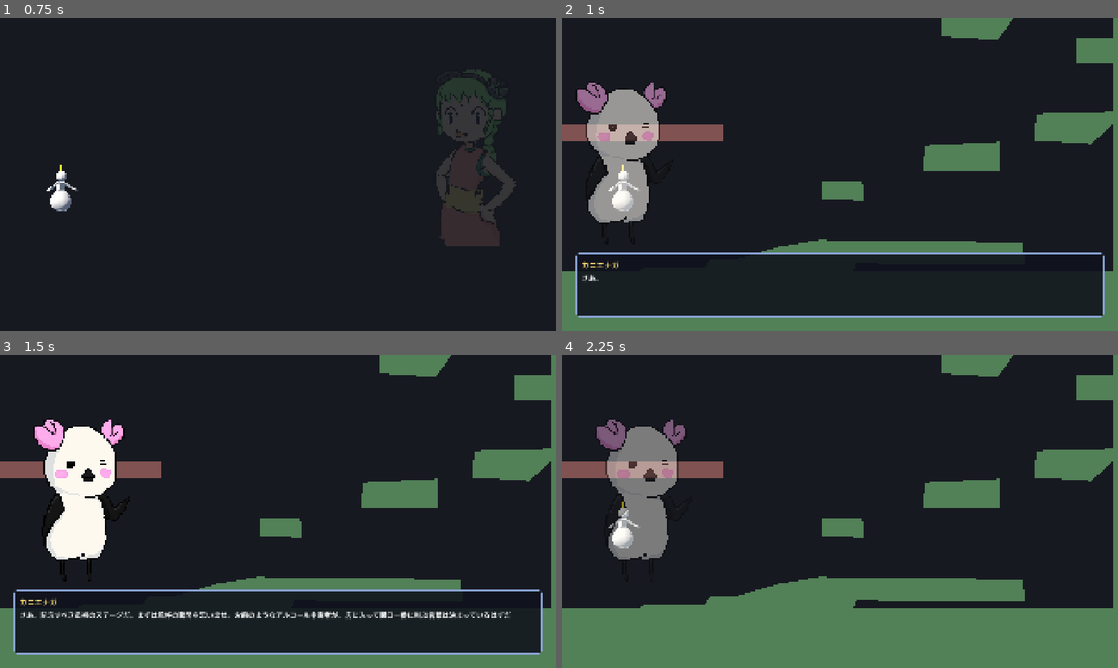
Above: before the commit, frames 1-4 (two rows, left to right).
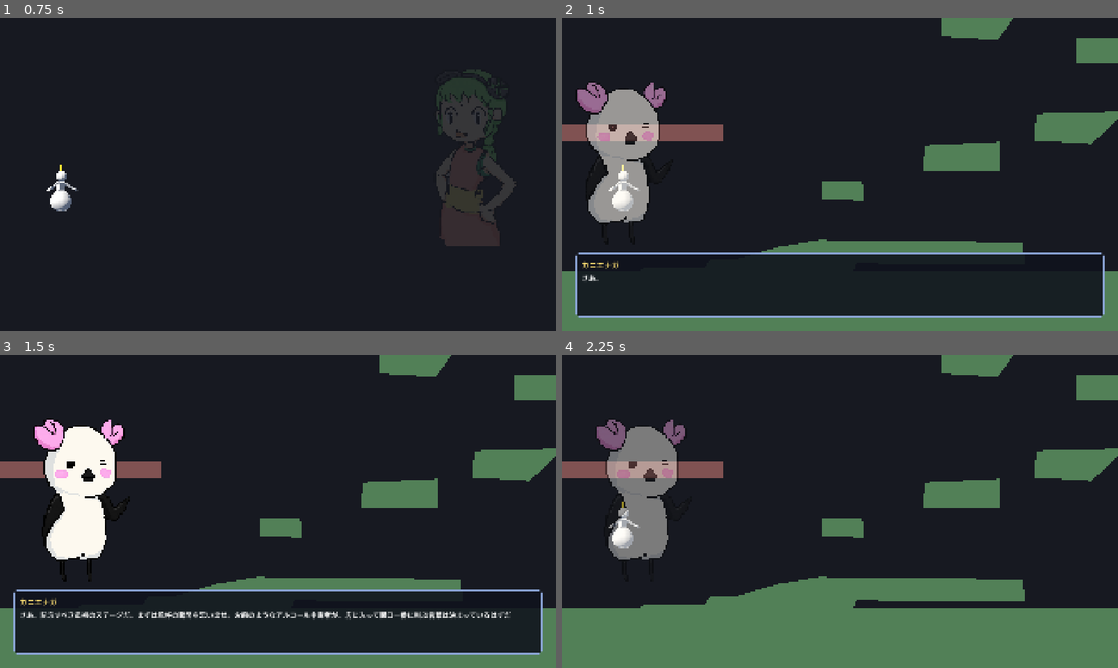
Above: after the commit, the same moments.

Repository: yosiken/poppin_1
Game: Godot game, scene res://scenes/Main.tscn
Two runs of this game, one before a commit and one after it. Both use one fixed random seed, a clock stepped at 60 frames per second and the inputs below.
Inputs (mouse positions are in pixels of both pictures, inside the frame that each line leads up to):
- Up to frame 1 (0.75 s): tap Enter at 0.5 s; move the mouse to (400, 158) at 0.52 s; hold Right (pogo_right) from 0.53 s (still down); hold Space (pogo_charge) from 0.53 s (still down); click (400, 158) at 0.67 s
- Up to frame 2 (1 s): keep holding Right (pogo_right); keep holding Space (pogo_charge)
- Up to frame 3 (1.5 s): release Right (pogo_right) at 1.25 s; release Space (pogo_charge) at 1.25 s; drag from (166, 527) to (250, 574) at 1.27 s
- Up to frame 4 (2.25 s): tap R (pogo_retry) at 2 s; move the mouse to (895, 442) at 2.02 s; hold Right (pogo_right) from 2.03 s (still down); tap Keypad Enter at 2.1 s

Frame 1 is identical in both runs. In frame 2, 0.6% of the frame differs, in the area x 99-100%, y 0-81%; in frame 3, 0.6%; in frame 4, 0.6%.

Commit message:
ゴールSEが鳴り終わるまでイベント開始を待つ
ゴール到達からイベント開始までの待ちを 1.6 秒から 4.0 秒へ。
この間はクリア表示が出たままになる。

待ち時間をストリームの長さから自動取得しないのは、ファイル末尾の
無音や尺の違う差し替えでそのまま待たされてしまうため。

Stage01 のレベルデザイン更新と goal1.mp3 の差し替えも取り込む。

Co-Authored-By: Claude Opus 5 <noreply@anthropic.com>

Diff:
--- a/scenes/stages/Stage01.tscn
+++ b/scenes/stages/Stage01.tscn
@@ -1,11 +1,11 @@
-[gd_scene format=3]
+[gd_scene format=3 uid="uid://dp6ae0v3cpq6o"]
 
-[ext_resource type="Script" path="res://scripts/stage.gd" id="1_4upp5"]
-[ext_resource type="Script" path="res://scripts/terrain_polygon.gd" id="2_0tami"]
-[ext_resource type="Script" path="res://scripts/goal.gd" id="3_uam3y"]
-[ext_resource type="Texture2D" path="res://resources/texture/osake.png" id="4_oexkw"]
-[ext_resource type="Resource" path="res://resources/cutscene/stage01_intro.tres" id="cut_intro"]
-[ext_resource type="Resource" path="res://resources/cutscene/stage01_outro.tres" id="cut_outro"]
+[ext_resource type="Script" uid="uid://1iu2pnnffu6i" path="res://scripts/stage.gd" id="1_4upp5"]
+[ext_resource type="Script" uid="uid://rbtayp8ewgx5" path="res://scripts/terrain_polygon.gd" id="2_0tami"]
+[ext_resource type="Script" uid="uid://c4cj0evnmqx8a" path="res://scripts/goal.gd" id="3_uam3y"]
+[ext_resource type="Texture2D" uid="uid://ef420ly1sjgx" path="res://resources/texture/osake.png" id="4_oexkw"]
+[ext_resource type="Resource" uid="uid://b4uxbkvyq781p" path="res://resources/cutscene/stage01_intro.tres" id="cut_intro"]
+[ext_resource type="Resource" uid="uid://bsh8ibbmcgf6o" path="res://resources/cutscene/stage01_outro.tres" id="cut_outro"]
 
 [sub_resource type="RectangleShape2D" id="RectangleShape2D_qmy6f"]
 size = Vector2(109.2, 212.8)
@@ -51,7 +51,7 @@
 script = ExtResource("2_0tami")
 
 [node name="Ramp3" type="CollisionPolygon2D" parent="Terrain" unique_id=75849226]
-position = Vector2(1250.0001, 712)
+position = Vector2(1723, 663)
 rotation = 2.2136226
 scale = Vector2(1.5152081, 1.5152081)
 polygon = PackedVector2Array(-220, 130, 180, -170, 220, -130, -180, 170)
@@ -105,5 +105,5 @@
 texture = ExtResource("4_oexkw")
 
 [node name="Hit" type="CollisionShape2D" parent="Goal" unique_id=339032093]
-position = Vector2(-1167, 41)
+position = Vector2(-1160, -2)
 shape = SubResource("RectangleShape2D_qmy6f")
--- a/scripts/game.gd
+++ b/scripts/game.gd
@@ -25,8 +25,11 @@
 @export var stages: Array[PackedScene] = []
 ## 最初に読み込むステージ番号 (0 始まり)
 @export var start_index := 0
-## クリア表示を出してから次のステージへ移るまでの秒数
-@export_range(0.0, 5.0, 0.1) var next_stage_delay := 1.6
+## ゴール到達からイベント開始までの待ち時間 (秒)。
+## クリアSEを鳴らし切るための間で、この間はクリア表示が出たままになる。
+## ストリームの長さから自動で取らないのは、ファイル末尾の無音や
+## 尺の違う差し替えでそのまま待たされてしまうため
+@export_range(0.0, 15.0, 0.1) var next_stage_delay := 4.0
 
 @export_group("Event")
 ## 最初のステージに入る前に再生するイベント（OP）
@@ -220,6 +223,7 @@
 		sfx_goal.play()
 	var is_last := _index >= stages.size() - 1
 	_show_clear(clear_time, is_last)
+	# クリアSEが鳴り終わるまでイベントを始めない
 	await get_tree().create_timer(next_stage_delay).timeout
 	if not _advancing:                    # 待機中に手動で切り替えられていたら何もしない
 		return
Not shown, changed: resources/sound/goal1.mp3
